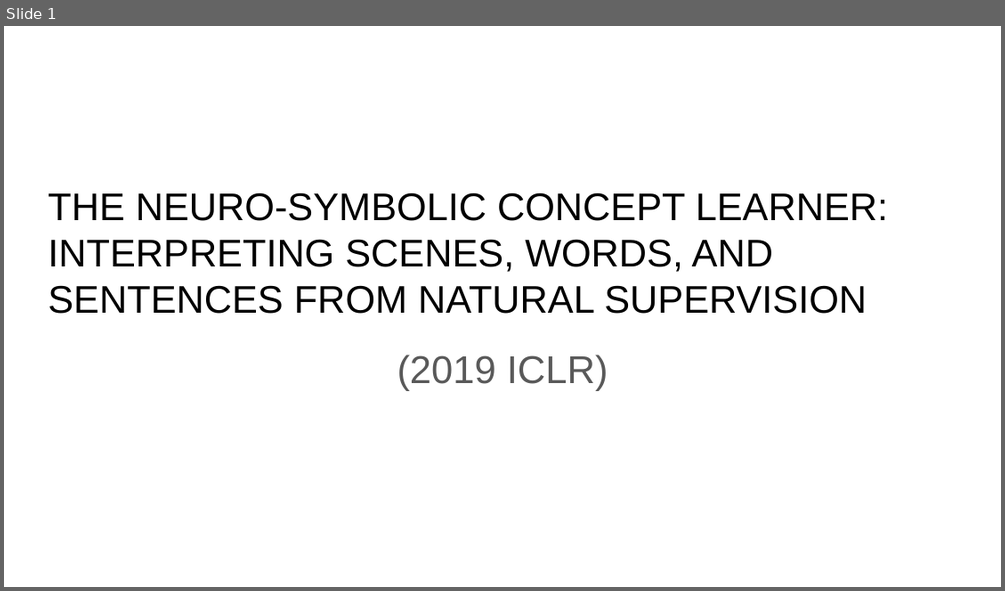
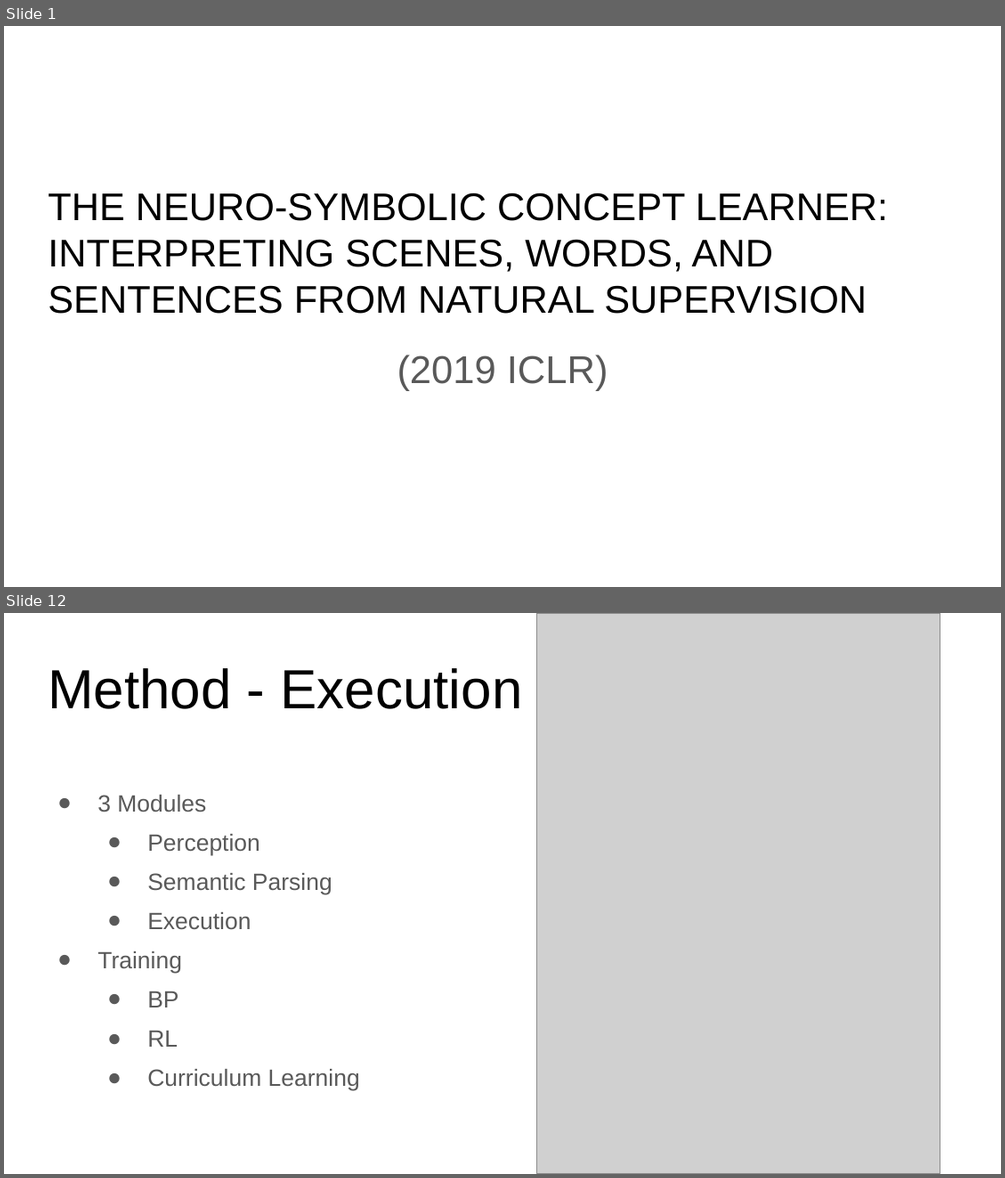
Before and after one commit to paul-tian/ITSEG-System-Engineering, a slide deck: Jiaohong_Yao/1/NS-CL.pptx. Shown one above the other, each under a label of ours: slide 1 before the commit, slides 1 and 12 after it; the slides between them are not shown. The pictures are 1005x591 and 1005x1178 pixels, drawn with LibreOffice and Linux fonts; fonts in the diff are those of the drawing; grey boxes stand for pictures. Boxes give left, top, right and bottom in pixels: in the first picture for what was removed or moved away, otherwise in the second. Text is boxed around its words. In the diff, an @@ line names an element or a change of style, - is before the commit and + after.

```diff
--- a/Jiaohong_Yao/1/NS-CL.pptx
+++ b/Jiaohong_Yao/1/NS-CL.pptx
@@ slide 12 added at [4, 613, 1001, 1174], background #FFFFFF @@
@@ picture added at [536, 613, 940, 1173] @@
@@ title added at [48, 668, 523, 709], 39.8 pt, text #000000 @@
+Method - Execution
@@ text added at [97, 795, 360, 1091], 17.1 pt, text #595959 @@
+● 3 Modules
+  ● Perception
+  ● Semantic Parsing
+  ● Execution
+● Training
+  ● BP
+  ● RL
+  ● Curriculum Learning
```
Also in this commit, not shown: 6 slides changed, 21 other slides added, 12 slides removed, 1 other file.
